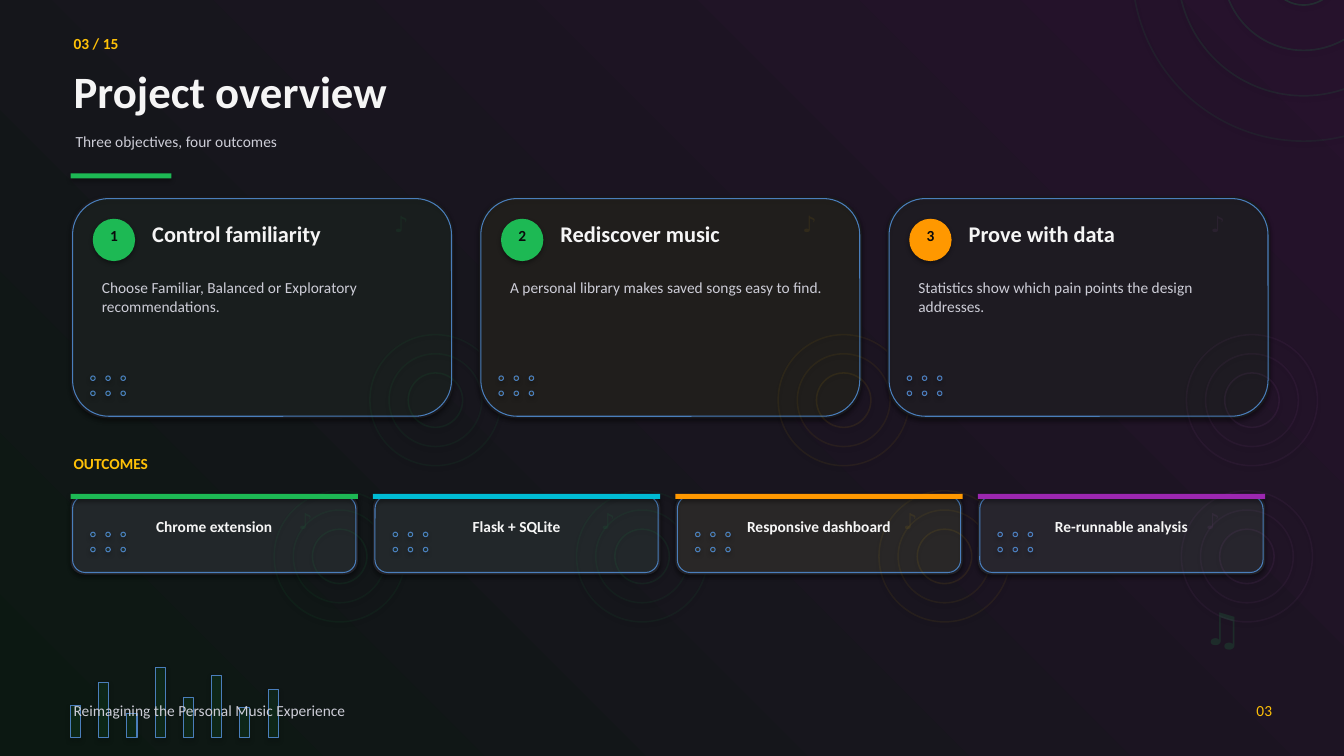
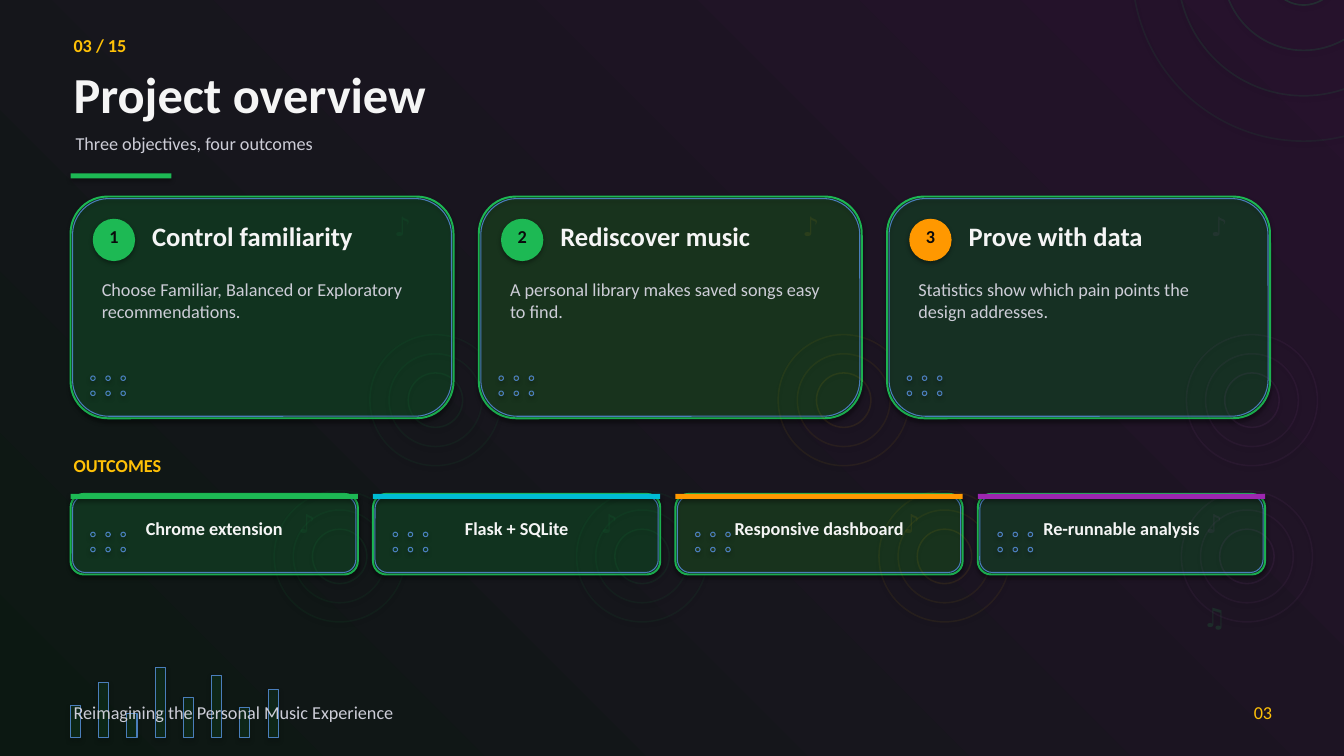
Before and after one commit to preet-kamdar/design-thinking-sem3, a slide deck: slide 3 of docs/Presentation.pptx. Drawn at 1344x756 pixels with LibreOffice and Linux fonts; fonts in the diff are those of the drawing. Boxes give left, top, right and bottom in pixels: in the first picture for what was removed or moved away, otherwise in the second. Text is boxed around its words. In the diff, an @@ line names an element or a change of style, - is before the commit and + after.

```diff
--- a/docs/Presentation.pptx
+++ b/docs/Presentation.pptx
@@ text "Project overview" at bbox=[74, 77, 426, 122]: size 32 to 36 pt; less space between paragraphs @@
@@ fill #1A1A1E to #12301F; outline none to #1DB954 1.4 pt in 3 elements at bbox=[479, 197, 862, 418], bbox=[887, 197, 1270, 418], bbox=[71, 197, 454, 418] @@
@@ fill #24242A to #12301F; outline none to #1DB954 1.4 pt in 4 elements at bbox=[373, 494, 660, 575], bbox=[676, 494, 963, 575], bbox=[978, 494, 1265, 575], bbox=[71, 494, 358, 575] @@
@@ size 16 to 19 pt; less space between paragraphs in 10 elements at bbox=[152, 227, 353, 251], bbox=[560, 227, 750, 246], bbox=[969, 227, 1142, 246], bbox=[391, 209, 434, 251], bbox=[800, 209, 842, 251], bbox=[1208, 209, 1250, 251], bbox=[295, 506, 338, 548], bbox=[598, 506, 640, 548], bbox=[900, 506, 943, 548], bbox=[1203, 506, 1245, 548] @@
@@ text "♫" at bbox=[1200, 600, 1270, 660]: size 32 to 19 pt; less space between paragraphs @@
@@ size 11 to 13 pt; less space between paragraphs in 15 elements at bbox=[74, 40, 126, 52], bbox=[76, 137, 313, 153], bbox=[109, 231, 118, 243], bbox=[102, 283, 402, 318], bbox=[518, 231, 527, 243], bbox=[510, 283, 820, 318], bbox=[926, 231, 935, 243], bbox=[918, 283, 1189, 321], bbox=[74, 460, 162, 472], bbox=[146, 522, 282, 535], bbox=[465, 522, 568, 538], bbox=[735, 522, 903, 538], bbox=[1043, 522, 1200, 538], bbox=[74, 704, 393, 724], bbox=[1254, 707, 1272, 719] @@
```
Also in this commit, not shown: 14 other slides changed, 3 other files.
